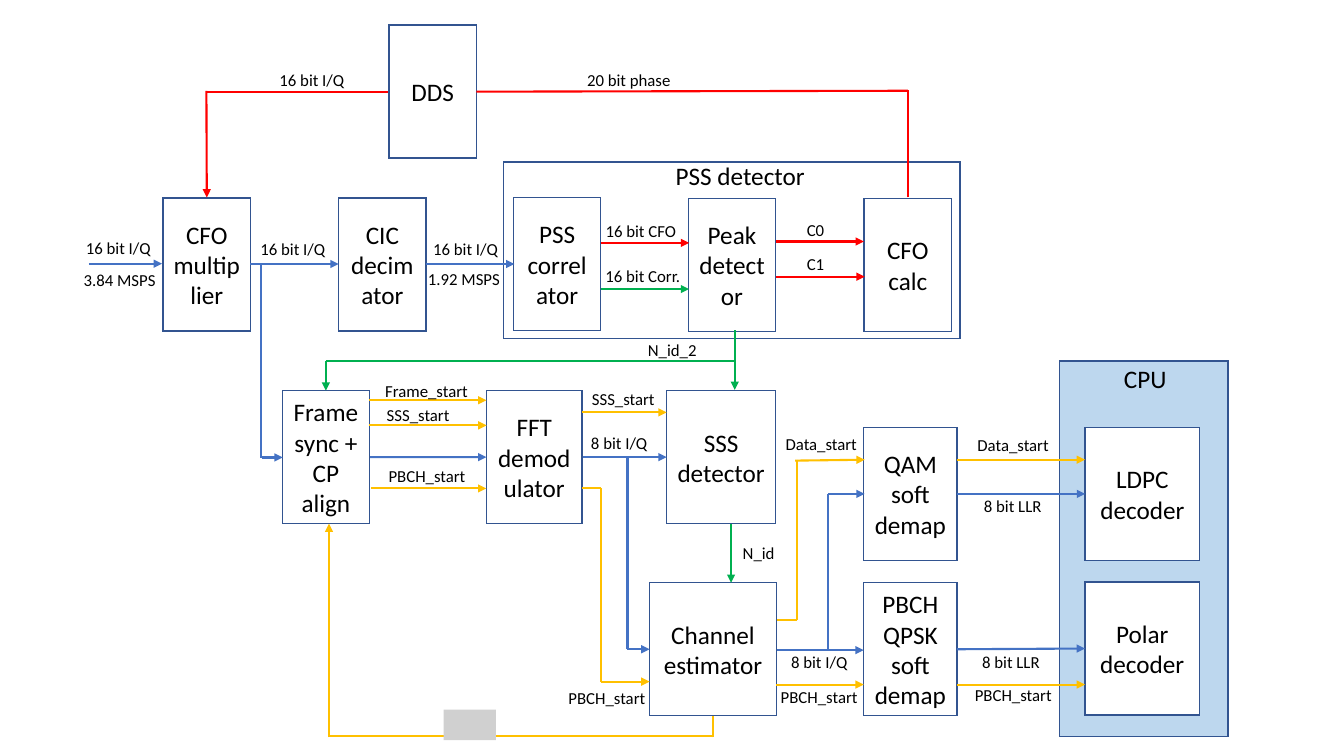
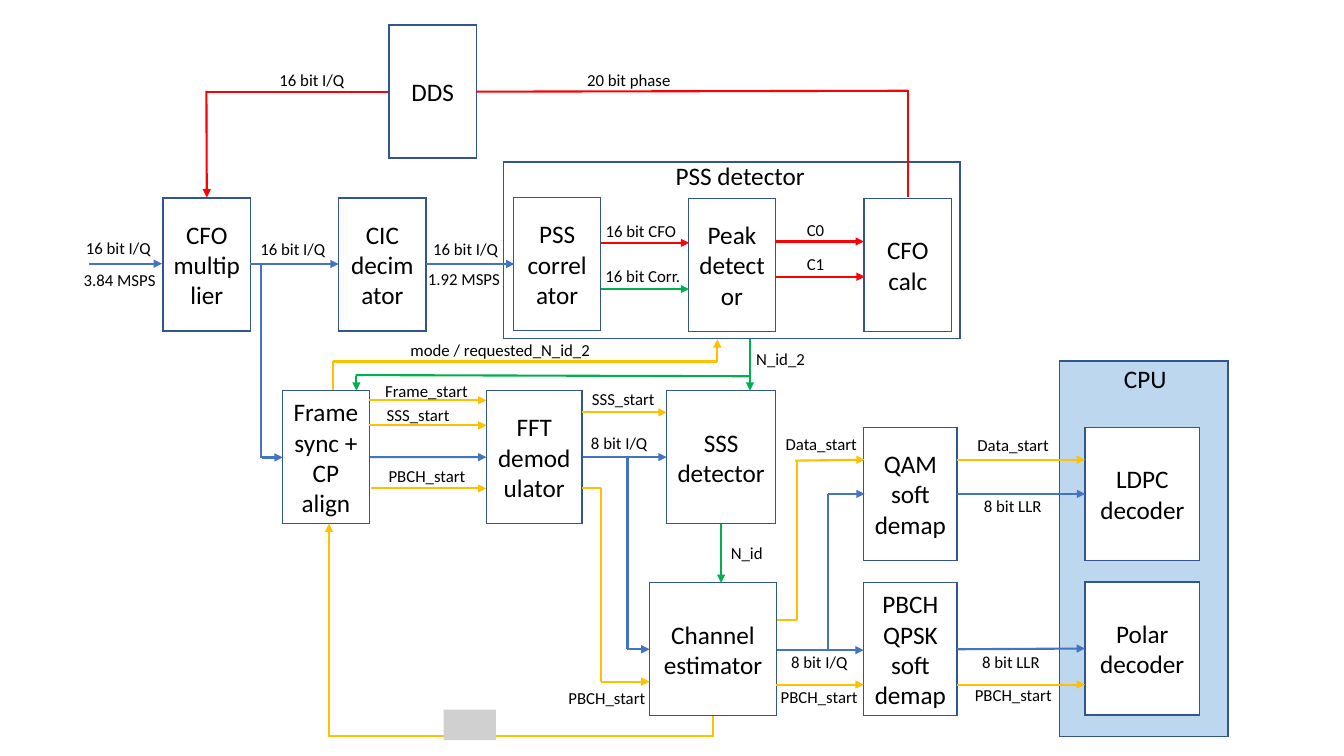
Before and after one commit to catkira/open5G_phy, a slide deck: slide 1 of doc/overview.pptx. Drawn at 1344x756 pixels with LibreOffice and Linux fonts; fonts in the diff are those of the drawing; grey boxes stand for pictures. Boxes give left, top, right and bottom in pixels: in the first picture for what was removed or moved away, otherwise in the second. Text is boxed around its words. In the diff, an @@ line names an element or a change of style, - is before the commit and + after.

```diff
--- a/doc/overview.pptx
+++ b/doc/overview.pptx
@@ text added at [410, 344, 590, 361], 12 pt, text #000000 @@
+mode / requested_N_id_2
@@ arrow added from (718, 362) to (718, 340), #FFC000 1.5 pt @@
@@ text "N_id_2": place and size @@
-text "N_id_2" at [648, 344, 697, 361]
+text "N_id_2" at [756, 353, 805, 368]
@@ arrow moved from (735, 331) - (735, 390) to (750, 340) - (750, 391) @@
@@ line added from (333, 362) to (718, 362), #FFC000 1.5 pt @@
@@ line added from (333, 389) to (333, 361), #FFC000 1.5 pt @@
@@ line moved from (326, 362) - (735, 362) to (356, 375) - (750, 376) @@
@@ arrow moved from (326, 361) - (326, 391) to (357, 376) - (357, 391) @@
@@ text "N_id": place and size @@
-text "N_id" at [743, 547, 775, 562]
+text "N_id" at [731, 547, 763, 562]
@@ arrow moved from (731, 523) - (731, 583) to (721, 523) - (721, 583) @@
```
Also in this commit, not shown: 2 other files.
